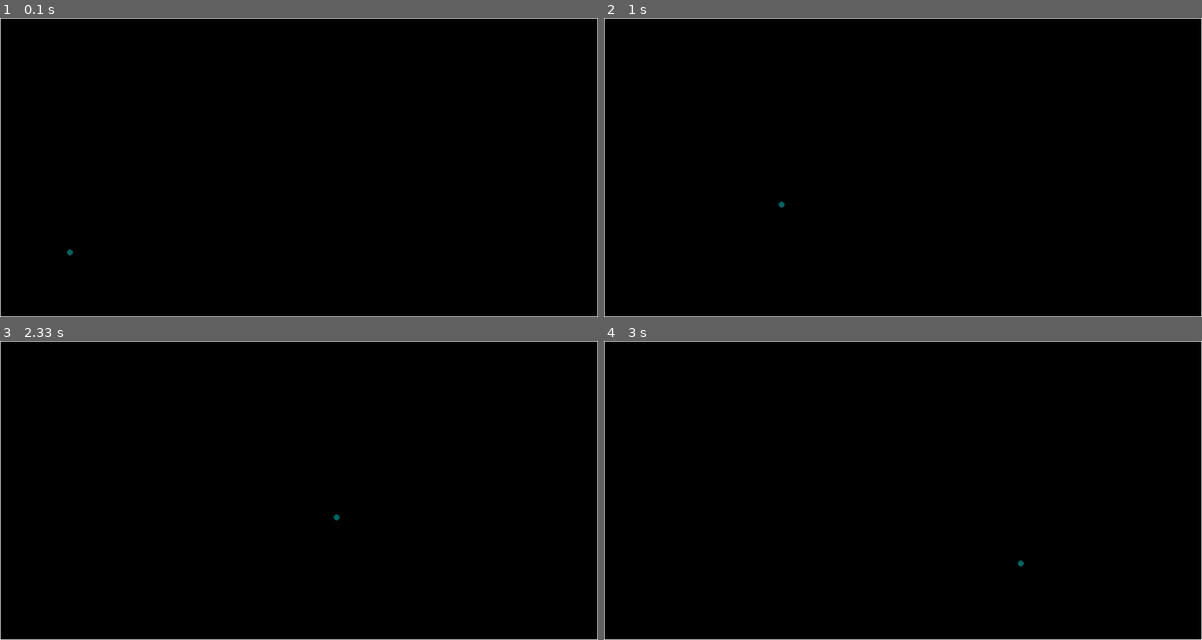
Above: before the commit, frames 1-4 (two rows, left to right).
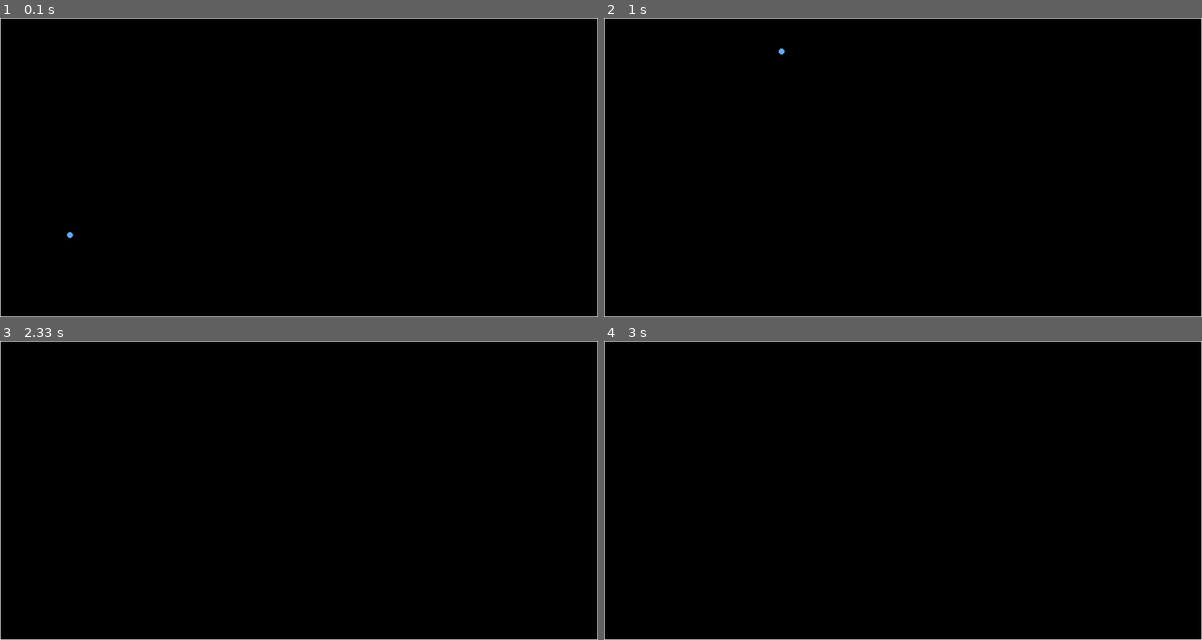
Above: after the commit, the same moments.

Repository: Helumpago/SimplePhysics
Game: pygame game, started from main.py
Two runs of this game, one before a commit and one after it. Both use one fixed random seed, a clock stepped at 60 frames per second and the inputs below.
Inputs:
- Up to frame 1 (0.1 s): no input
- Up to frame 2 (1 s): no input
- Up to frame 3 (2.33 s): no input
- Up to frame 4 (3 s): no input

The runs differ from the first frame. In frame 1, less than 0.1% of the frame differs, in the area x 11-13%, y 71-80%; in frame 2, less than 0.1%; in frame 3, less than 0.1%; in frame 4, less than 0.1%.

Commit message:
Improved Events.  Details of what happened are now kept in the event itself, rather than passed via parameters to the callback.

Diff:
--- a/events.py
+++ b/events.py
@@ -18,7 +18,7 @@
 	" Run the given callback
 	"""
 	def call(self):
-		self.callback()
+		self.callback(self)
 
 """
 " Fired when Pygame asks to exit
@@ -32,9 +32,6 @@
 		EVENT.__init__(self, callback)
 		self.workspace = workspace
 
-	def call(self):
-		self.callback(self.workspace)
-
 """
 " Fired when a collision occurs between two Moveable objects
 """
@@ -47,9 +44,6 @@
 	def __init__(self, hit, callback = None):
 		EVENT.__init__(self, callback)
 		self.hit = hit
-
-	def call(self):
-		self.callback(self.hit)
 
 """
 " Fired for every Moveable object that is considered inside a region
@@ -65,6 +59,3 @@
 		EVENT.__init__(self, callback)
 		self.hit = hit
 		self.dt = dt
-
-	def call(self):
-		self.callback(self.hit, self.dt)
--- a/global_accel.py
+++ /dev/null
@@ -1,25 +0,0 @@
-
-import pygame
-from pygame.locals import *
-from region import Region
-
-"""
-" Defines an acceleration that acts on all Moveable objects in the scene.
-" Example use: Gravity due to Earth
-"""
-class GlobalAccel(Region):
-	"""
-	" CONSTRUCTOR
-	" @param string name: Name for this object
-	" @param Workspace parent: Reference to the workspace this object should be parented to
-	" @param number a: Acceleration
-	"""
-	def __init__(self, Name = "GlobalForce", parent = None, a = 0):
-		Region.__init__(self, Name = Name, parent = parent)
-		self.clock = pygame.time.Clock()
-
-	"""
-	" Callback for all objects in the workspace
-	"""
-	def act(hit):
-		dt = self.clock.get_time()
--- a/main.py
+++ b/main.py
@@ -12,14 +12,12 @@
 from region import Region
 
 def onQuit(self):
-	self.close()
+	self.workspace.close()
 	exit()
 
-def inside(hit, dt):
-	if(hit.anchored != False):
-		return
-
-	hit.velocity = Vector2d((hit.velocity.x, hit.velocity.y + 1 * dt/1000))
+def inside(self):
+	if self.hit.anchored == False:
+		self.hit.velocity = Vector2d((self.hit.velocity.x, self.hit.velocity.y + 9.81 * self.dt/1000))
 
 w = Workspace(windowSize = Vector2d((1000, 500)), scale = 1)
 w.registerCallback(events.QUIT, onQuit)
@@ -27,7 +25,7 @@
 ## Create scene ##
 Region(parent = w).registerCallback(events.INREGION, inside)
 
-c = Circle(parent = w, radius = 5, pos = Vector2d((100, 400)), color = (0, 100, 100), velocity = Vector2d((200, -100)))
+c = Circle(parent = w, radius = 5, pos = Vector2d((100, 400)), color = (100, 175, 250), velocity = Vector2d((200, -450)))
 Wall(parent = w, pos1 = Vector2d((0, 0)), pos2 = Vector2d((w.windowSize.x, 0)))
 Wall(parent = w, pos1 = Vector2d((0, w.windowSize.y - 1)), pos2 = Vector2d((w.windowSize.x, w.windowSize.y - 1)))
 Wall(parent = w, pos1 = Vector2d((0, 0)), pos2 = Vector2d((0, w.windowSize.y)))
--- a/wall.py
+++ b/wall.py
@@ -34,3 +34,21 @@
 		pos1 = Vector2d((round(self.pos1.x * self.parent.scale), round(self.pos1.y * self.parent.scale)))
 		pos2 = Vector2d((round(self.pos2.x * self.parent.scale), round(self.pos2.y * self.parent.scale)))
 		pygame.draw.line(self.parent.view, self.color, pos1.pos, pos2.pos, 1)
+
+	"""
+	" Get the shape's position
+	" @return: Vector2d indicating the shape's position
+	"""
+	def getPos(self):
+		return self.pos1
+
+	"""
+	" Set the shape's position
+	" @param Vector2d pos: New position
+	"""
+	def setPos(self, pos):
+		dx = pos.x - self.pos1.x
+		dy = pos.y - self.pos1.y
+
+		self.pos1 = pos
+		self.pos2 = Vector2d((pos.x + self.pos2.x, pos.y + self.pos2.y))
--- a/workspace.py
+++ b/workspace.py
@@ -119,7 +119,7 @@
 		## Step child object's frames ##
 		for name in self.children:
 			for o in self.getChildren(name):
-				if(isinstance(o, Physical)):
+				if isinstance(o, Physical):
 					o.step(dt)
 
 	"""
